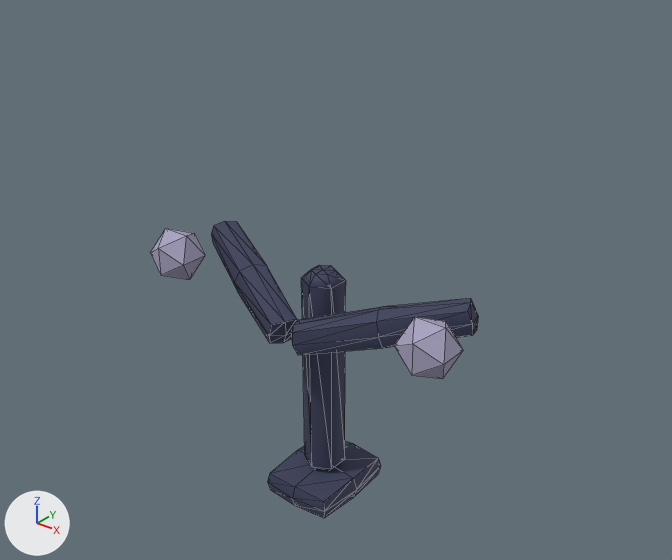
The glTF model dashboard/public/office/3d/props/monitor-arm.glb as it was, and as the next commit left it.
The view is the same before and after, from a 50 mm camera at (1.078, -1.307, 1.338) aimed at (0.012, 0.026, 0.511). The axes (+X, +Y, +Z) are drawn at lower left. The lights are the same throughout. The picture after the commit comes second. Mesh edges are drawn as thin lines. Where no turn or scale is listed for an object, it has been applied to the vertices. Vertices at exactly the same position are counted once.

In view in the first picture: 'part', 'part.001', 'part.002', 'part.003', 'part.004', 'part.005'.
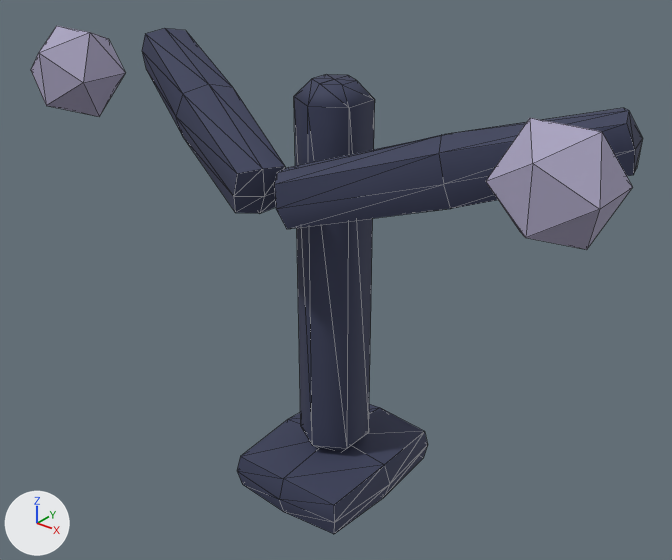
Location of each change, [x1, y1, x2, y2] in pixels of the pictures (672 x 560 px; the box of a moved part takes in the faces that stretch with it):
'part.004', reshaped, moved, turned: before [291, 298, 478, 355]; after [274, 108, 643, 229]
'part.001', moved, rescaled (78% wider, 83% taller): before [301, 265, 346, 470]; after [294, 74, 375, 451]
'part.002', reshaped, moved, turned: before [211, 221, 297, 343]; after [142, 28, 286, 214]
'part.005', reshaped, moved, rescaled (113% wider, 111% taller): before [395, 317, 463, 379]; after [486, 118, 632, 250]
'part', moved, rescaled (67% wider, 68% taller): before [267, 441, 381, 518]; after [237, 404, 428, 534]
'part.003', moved, rescaled (70% wider, 74% taller): before [150, 228, 205, 280]; after [31, 26, 125, 117]
part 3 of me_part_002, moved or reshaped: before [211, 221, 478, 355]; after [142, 28, 286, 214]
part 4 of me_part_003, moved or reshaped: before [150, 228, 463, 379]; after [31, 26, 125, 117]

Patch to the scene script:
```diff
--- a/dashboard/public/office/3d/props/monitor-arm.glb.py
+++ b/dashboard/public/office/3d/props/monitor-arm.glb.py
@@ me_part @@
-me_part.from_pydata(...)  # 26 vertices, 48 faces; spans x -0.09..0.09, y -0.11..0.11, z -0.035..0.035
+me_part.from_pydata(...)  # 26 vertices, 48 faces; spans x -0.153..0.153, y -0.152..0.222, z 0.0..0.119
+# me_part part 1: the whole mesh is scaled about its middle by 1.7, then moved by (0.0, 0.035, 0.06)
 me_part.materials.append(mat_palette)
@@ me_part_001 @@
-me_part_001.from_pydata(...)  # 30 vertices, 48 faces; spans x -0.039..0.039, y -0.045..0.045, z -0.24..0.24
+me_part_001.from_pydata(...)  # 30 vertices, 48 faces; spans x -0.066..0.066, y -0.042..0.111, z 0.102..0.918
+# me_part_001 part 2: the whole mesh is scaled about its middle by 1.7, then moved by (0.0, 0.035, 0.51)
 me_part_001.materials.append(mat_palette)
@@ me_part_002 @@
 # used by ob_part_002; parent = ob_monitor_arm; location = (-0.17, -0.03, 0.48); rotation_euler = (0.0, 0.25, -0.45), in degrees (0, 14, -26)
-me_part_002.from_pydata(...)  # 26 vertices, 48 faces; spans x -0.185..0.185, y -0.04..0.04, z -0.038..0.038
+me_part_002.from_pydata(...)  # 26 vertices, 48 faces; spans x -0.574..-0.004, y -0.19..0.158, z 0.695..0.937
+# me_part_002 part 3: the whole mesh is multiplied about its middle by the matrix ((1.483, 0.739, 0.379), (-0.716, 1.531, -0.183), (-0.421, 0.0, 1.647)), then moved by (-0.289, -0.016, 0.816)
 me_part_002.materials.append(mat_palette)
@@ me_part_003 @@
 # used by ob_part_003; parent = ob_monitor_arm; location = (-0.32, -0.1, 0.52)
-me_part_003.from_pydata(...)  # 12 vertices, 20 faces; spans x -0.051..0.051, y -0.051..0.051, z -0.051..0.051
+me_part_003.from_pydata(...)  # 12 vertices, 20 faces; spans x -0.6308..-0.4572, y -0.2219..-0.0484, z 0.7972..0.9708
+# me_part_003 part 4: the whole mesh is scaled about its middle by 1.7, then moved by (-0.544, -0.1351, 0.884)
 me_part_003.materials.append(mat_palette)
@@ me_part_005 @@
+me_part_005.from_pydata(...)  # an icosphere of 20 faces spanning x 0.457..0.631, y -0.222..-0.048, z 0.797..0.971
+me_part_005.materials.append(mat_palette)  # picture img_palette
@@ me_part_004 @@
+me_part_004.from_pydata(...)  # 26 vertices, 48 faces; spans x 0.004..0.574, y -0.19..0.158, z 0.695..0.937
+me_part_004.materials.append(mat_palette)  # picture img_palette
@@ ob_part @@
 ob_part = bpy.data.objects.new('part', me_part)
-ob_part.location = (0.0, 0.0, 0.035)
+ob_part.location = (0.0, 0.0, 0.0)
@@ ob_part_001 @@
 ob_part_001 = bpy.data.objects.new('part.001', me_part_001)
-ob_part_001.location = (0.0, 0.0, 0.3)
+ob_part_001.location = (0.0, 0.0, 0.0)
@@ ob_part_002 @@
 ob_part_002.parent = ob_monitor_arm
-ob_part_002.location = (-0.17, -0.03, 0.48)
-ob_part_002.rotation_euler = (0.0, 0.25, -0.45)  # degrees (0, 14, -26)
+ob_part_002.location = (0.0, 0.0, 0.0)
@@ ob_part_003 @@
 ob_part_003.parent = ob_monitor_arm
-ob_part_003.location = (-0.32, -0.1, 0.52)
+ob_part_003.location = (0.0, 0.0, 0.0)
@@ ob_part_004 @@
-ob_part_004 = bpy.data.objects.new('part.004', me_part_002)
+ob_part_004 = bpy.data.objects.new('part.004', me_part_004)
 ob_part_004.parent = ob_monitor_arm
-ob_part_004.location = (0.17, -0.03, 0.48)
-ob_part_004.rotation_euler = (0.0, -0.25, 0.45)  # degrees (0, -14, 26)
+ob_part_004.location = (0.0, 0.0, 0.0)
@@ ob_part_005 @@
-ob_part_005 = bpy.data.objects.new('part.005', me_part_003)
+ob_part_005 = bpy.data.objects.new('part.005', me_part_005)
 ob_part_005.parent = ob_monitor_arm
-ob_part_005.location = (0.32, -0.1, 0.52)
+ob_part_005.location = (0.0, 0.0, 0.0)
```
